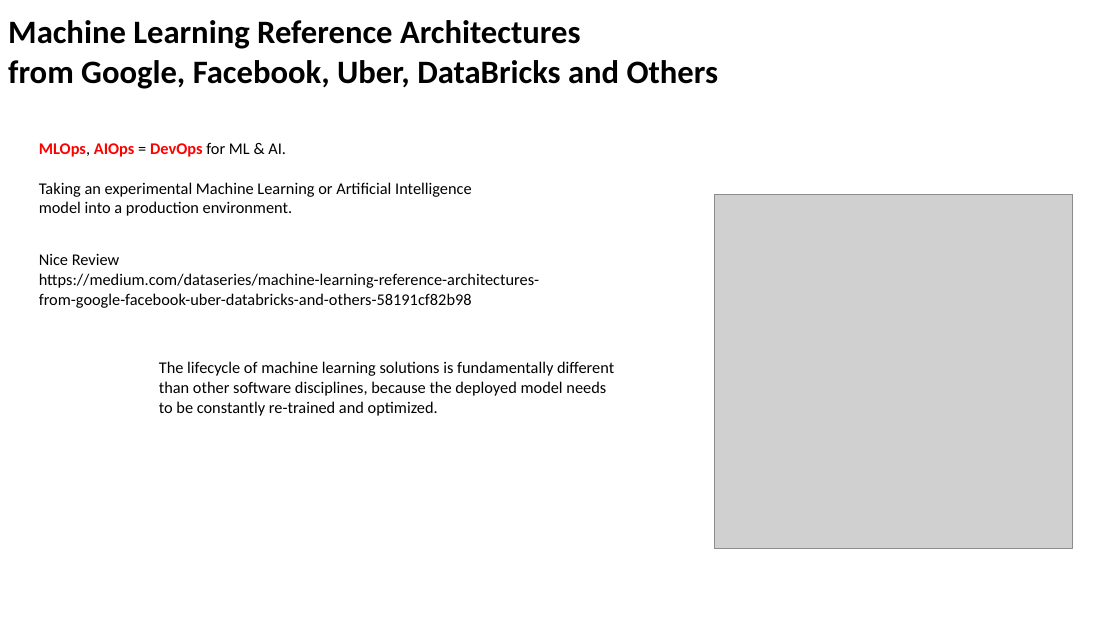
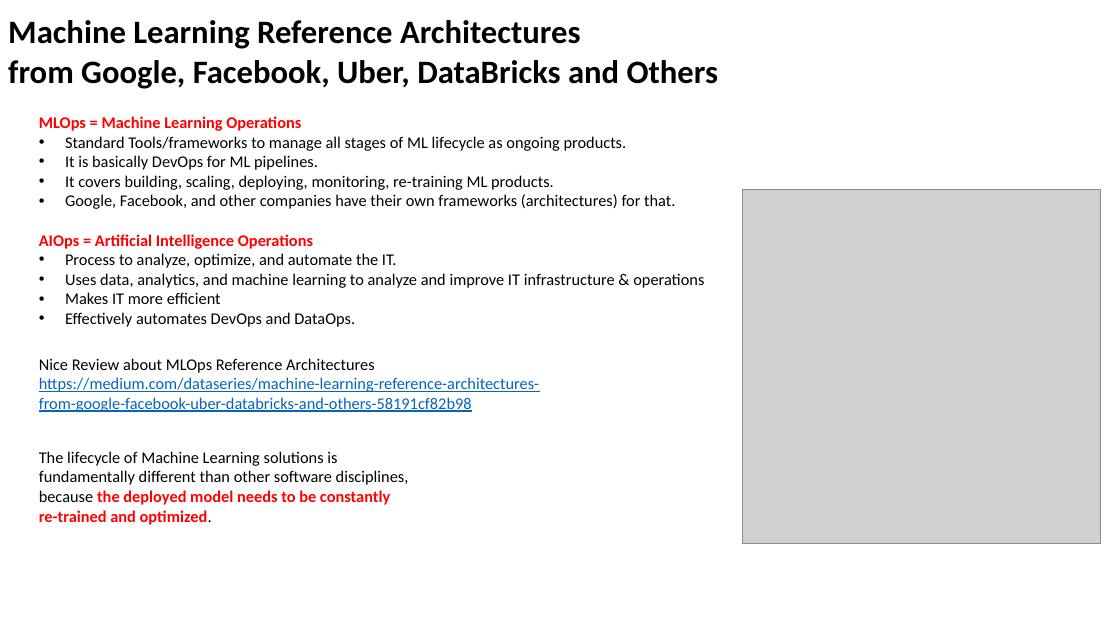
Before and after one commit to lselector/ml_ai_doc, a slide deck: slide 1 of ML_Reference_Architectures.pptx. Drawn at 1120x630 pixels with LibreOffice and Linux fonts; fonts in the diff are those of the drawing; grey boxes stand for pictures. Boxes give left, top, right and bottom in pixels: in the first picture for what was removed or moved away, otherwise in the second. Text is boxed around its words. In the diff, an @@ line names an element or a change of style, - is before the commit and + after.

```diff
--- a/ML_Reference_Architectures.pptx
+++ b/ML_Reference_Architectures.pptx
@@ text at [39, 116, 704, 327]: text changed @@
-MLOps, AIOps = DevOps for ML & AI.
-Taking an experimental Machine Learning or Artificial Intelligence
-model into a production environment.
+MLOps = Machine Learning Operations
+• Standard Tools/frameworks to manage all stages of ML lifecycle as ongoing products.
+• It is basically DevOps for ML pipelines.
+• It covers building, scaling, deploying, monitoring, re-training ML products.
+• Google, Facebook, and other companies have their own frameworks (architectures) for that.
+AIOps = Artificial Intelligence Operations
+• Process to analyze, optimize, and automate the IT.
+• Uses data, analytics, and machine learning to analyze and improve IT infrastructure & operations
+• Makes IT more efficient
+• Effectively automates DevOps and DataOps.
@@ picture: place and size @@
-picture at [715, 194, 1073, 548]
+picture at [743, 190, 1101, 544]
@@ text "Nice Review about MLOps Reference ...": place and size @@
-text "Nice Review about MLOps Reference ..." at [39, 253, 539, 308]
+text "Nice Review about MLOps Reference ..." at [39, 358, 539, 412]
@@ text at [39, 358, 375, 373]: text changed @@
-Nice Review
+Nice Review about MLOps Reference Architectures
@@ text at [39, 377, 539, 412]: text colour #000000 to #0563C1, underline on in "https://medium.com/dataseries/machine-learning-reference-arc ..." @@
@@ text at [39, 451, 409, 525]: text changed @@
-The lifecycle of machine learning solutions is fundamentally different
-than other software disciplines, because the deployed model needs
-to be constantly re-trained and optimized.
+The lifecycle of Machine Learning solutions is
+fundamentally different than other software disciplines,
+because the deployed model needs to be constantly
+re-trained and optimized.
```
